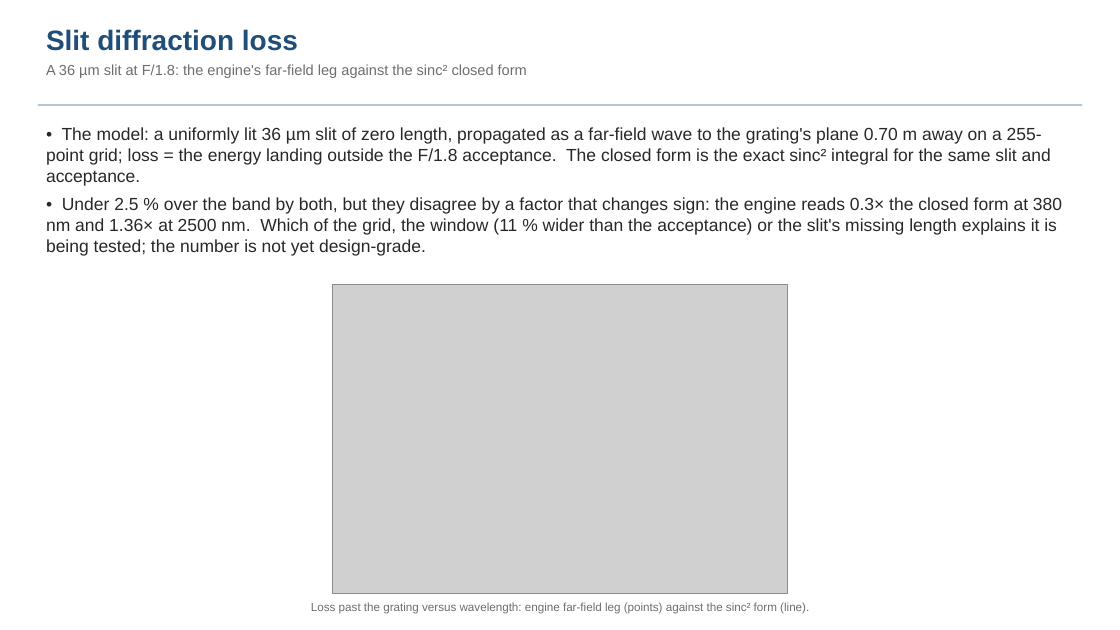
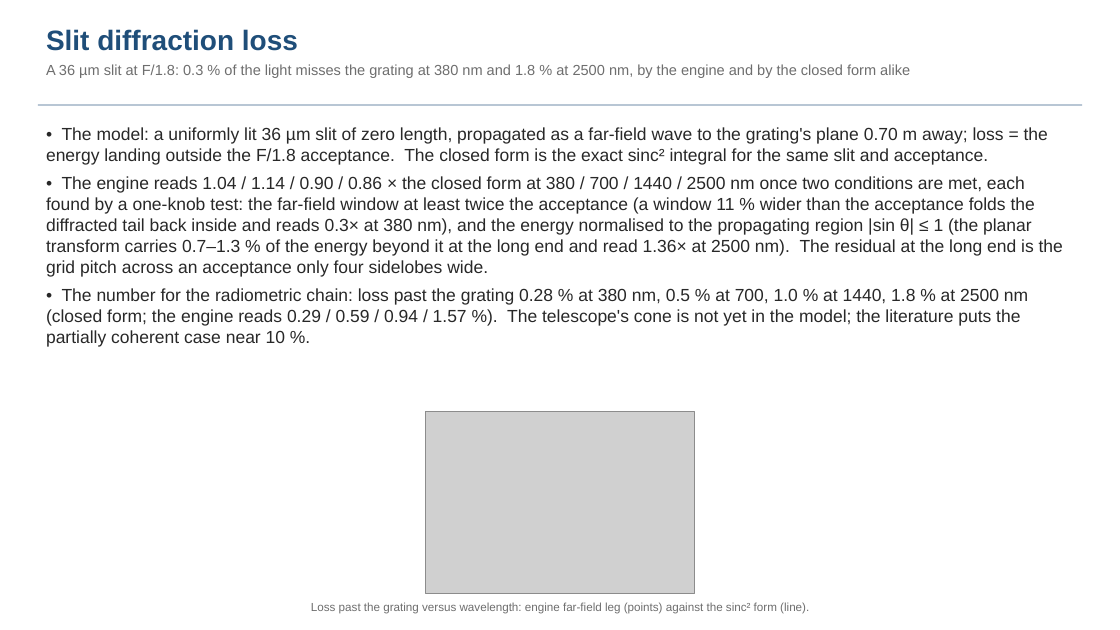
Before and after one commit to nasa-jpl/macos, a slide deck: slide 19 of demo_session/deck_dyson.pptx. Drawn at 1120x630 pixels with LibreOffice and Linux fonts; fonts in the diff are those of the drawing; grey boxes stand for pictures. Boxes give left, top, right and bottom in pixels: in the first picture for what was removed or moved away, otherwise in the second. Text is boxed around its words. In the diff, an @@ line names an element or a change of style, - is before the commit and + after.

```diff
--- a/demo_session/deck_dyson.pptx
+++ b/demo_session/deck_dyson.pptx
@@ text at [46, 64, 910, 78]: text changed @@
-A 36 µm slit at F/1.8: the engine's far-field leg against the sinc² closed form
+A 36 µm slit at F/1.8: 0.3 % of the light misses the grating at 380 nm and 1.8 % at 2500 nm, by the engine and by the closed form alike
@@ text at [46, 127, 1063, 347]: text changed @@
-• The model: a uniformly lit 36 µm slit of zero length, propagated as a far-field wave to the grating's plane 0.70 m away on a 255-point grid; loss = the energy landing outside the F/1.8 acceptance. The closed form is the exact sinc² integral for the same slit and acceptance.
-• Under 2.5 % over the band by both, but they disagree by a factor that changes sign: the engine reads 0.3× the closed form at 380 nm and 1.36× at 2500 nm. Which of the grid, the window (11 % wider than the acceptance) or the slit's missing length explains it is being tested; the number is not yet design-grade.
+• The model: a uniformly lit 36 µm slit of zero length, propagated as a far-field wave to the grating's plane 0.70 m away; loss = the energy landing outside the F/1.8 acceptance. The closed form is the exact sinc² integral for the same slit and acceptance.
+• The engine reads 1.04 / 1.14 / 0.90 / 0.86 × the closed form at 380 / 700 / 1440 / 2500 nm once two conditions are met, each found by a one-knob test: the far-field window at least twice the acceptance (a window 11 % wider than the acceptance folds the diffracted tail back inside and reads 0.3× at 380 nm), and the energy normalised to the propagating region |sin θ| ≤ 1 (the planar transform carries 0.7–1.3 % of the energy beyond it at the long end and read 1.36× at 2500 nm). The residual at the long end is the grid pitch across an acceptance only four sidelobes wide.
+• The number for the radiometric chain: loss past the grating 0.28 % at 380 nm, 0.5 % at 700, 1.0 % at 1440, 1.8 % at 2500 nm (closed form; the engine reads 0.29 / 0.59 / 0.94 / 1.57 %). The telescope's cone is not yet in the model; the literature puts the partially coherent case near 10 %.
@@ picture: place and size @@
-picture at [333, 285, 788, 594]
+picture at [426, 412, 695, 594]
```
Also in this commit, not shown: 13 other slides changed, 5 slides added, 22 other files.
